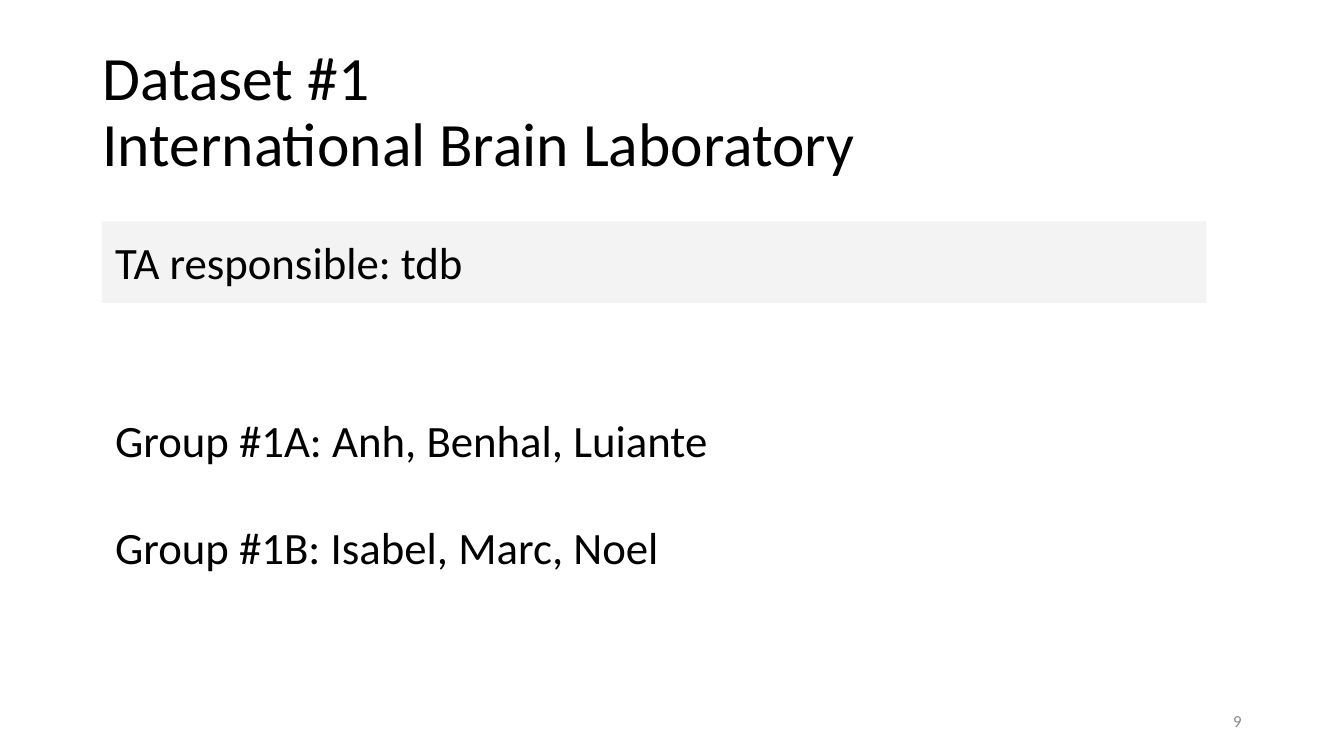
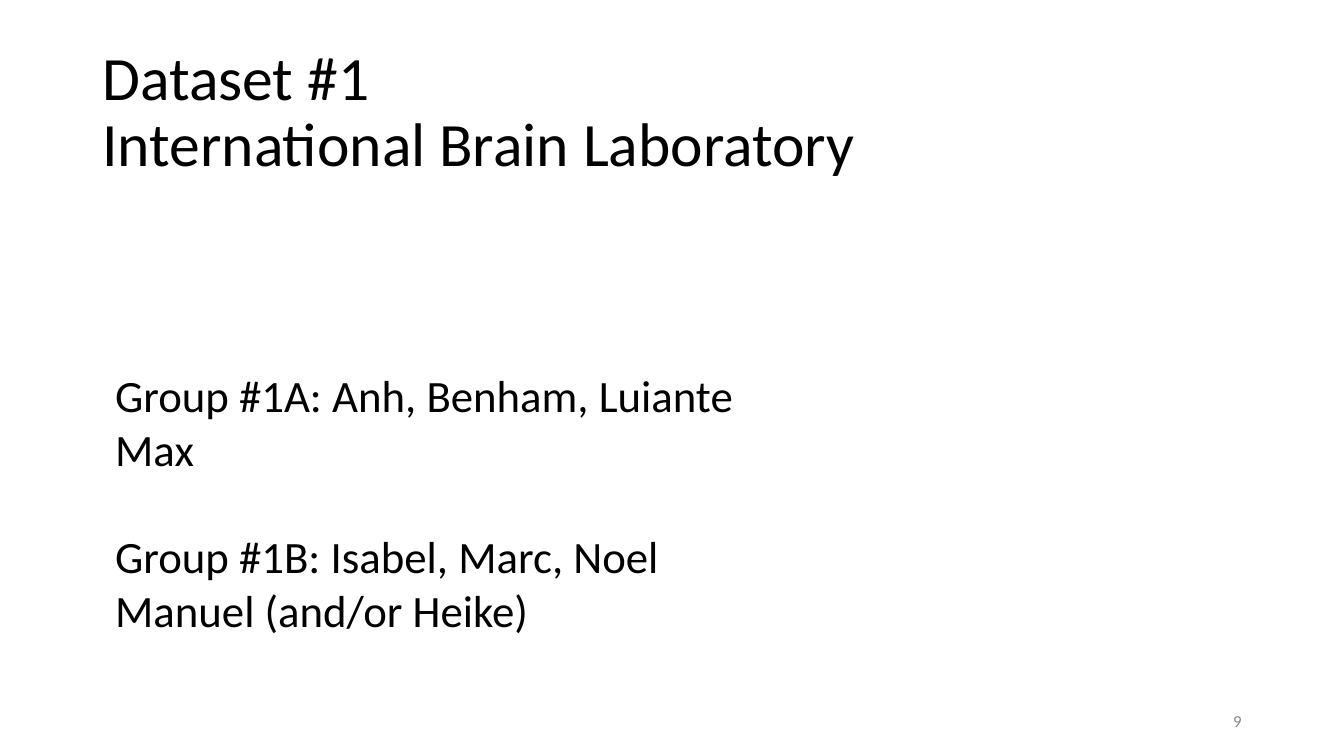
Before and after one commit to bambschool/BAMB2023, a slide deck: slide 9 of slides_lectures/BAMB! 2023 Project work kick-off.pptx. Drawn at 1344x756 pixels with LibreOffice and Linux fonts; fonts in the diff are those of the drawing. Boxes give left, top, right and bottom in pixels: in the first picture for what was removed or moved away, otherwise in the second. Text is boxed around its words. In the diff, an @@ line names an element or a change of style, - is before the commit and + after.

```diff
--- a/slides_lectures/BAMB! 2023 Project work kick-off.pptx
+++ b/slides_lectures/BAMB! 2023 Project work kick-off.pptx
@@ rectangle removed at box(102, 222, 1207, 304) @@
-TA responsible: tdb
@@ text "Group #1A: Anh, Benham, Luiante": place and size @@
-text "Group #1A: Anh, Benham, Luiante" at box(115, 426, 707, 572)
+text "Group #1A: Anh, Benham, Luiante" at box(115, 381, 733, 633)
@@ text at box(115, 381, 733, 467): text changed @@
-Group #1A: Anh, Benhal, Luiante
+Group #1A: Anh, Benham, Luiante
+Max
@@ text at box(115, 594, 528, 633): paragraph added @@
+Manuel (and/or Heike)
```
Also in this commit, not shown: 9 other slides changed, 1 slide added.
